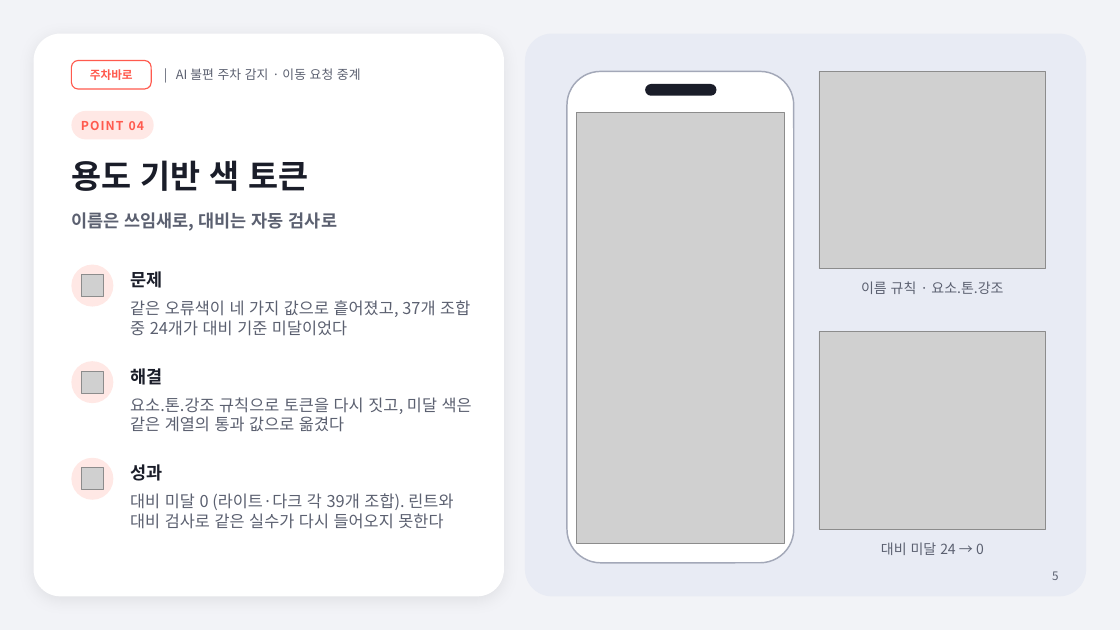
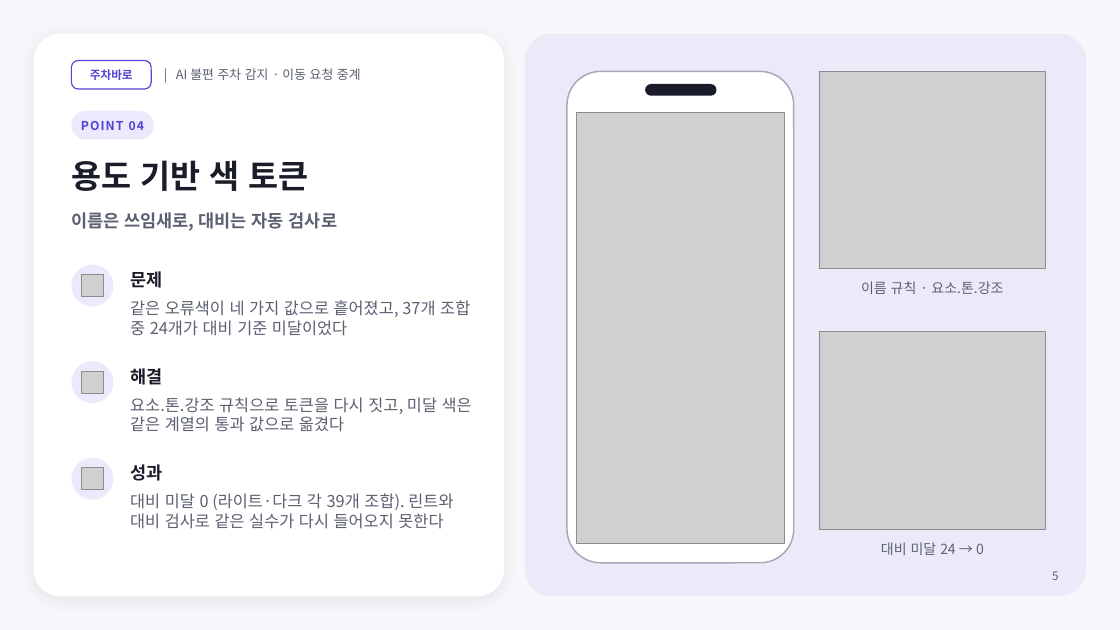
Before and after one commit to nias0ng/juchabaro, a slide deck: slide 5 of frontend/baro-app/docs/design-system/portfolio/deck/주차바로-포트폴리오.pptx. Drawn at 1120x630 pixels with LibreOffice and Linux fonts; fonts in the diff are those of the drawing; grey boxes stand for pictures. Boxes give left, top, right and bottom in pixels: in the first picture for what was removed or moved away, otherwise in the second. Text is boxed around its words. In the diff, an @@ line names an element or a change of style, - is before the commit and + after.

```diff
--- a/frontend/baro-app/docs/design-system/portfolio/deck/주차바로-포트폴리오.pptx
+++ b/frontend/baro-app/docs/design-system/portfolio/deck/주차바로-포트폴리오.pptx
@@ background #F2F3F7 to #F7F6FB @@
@@ rounded rectangle "주차바로" at (71, 60, 151, 89): text colour #FF5A4E to #5144D3; outline #FF5A4E 1 pt to #5144D3 1 pt @@
@@ rounded rectangle "POINT 04" at (71, 111, 154, 139): text colour #FF5A4E to #5144D3; fill #FFE8E5 to #EDE9FD @@
@@ fill #FFE8E5 to #EDE9FD in 3 elements at (71, 265, 113, 307), (71, 361, 113, 403), (71, 458, 113, 500) @@
```
Also in this commit, not shown: 6 other slides changed, 2 other files.
